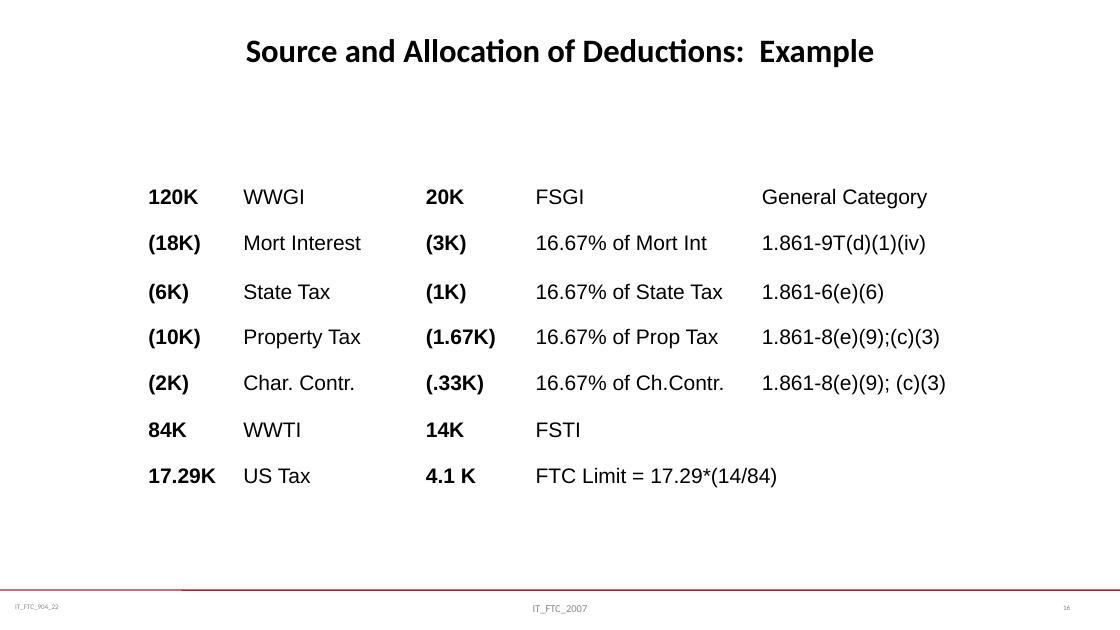
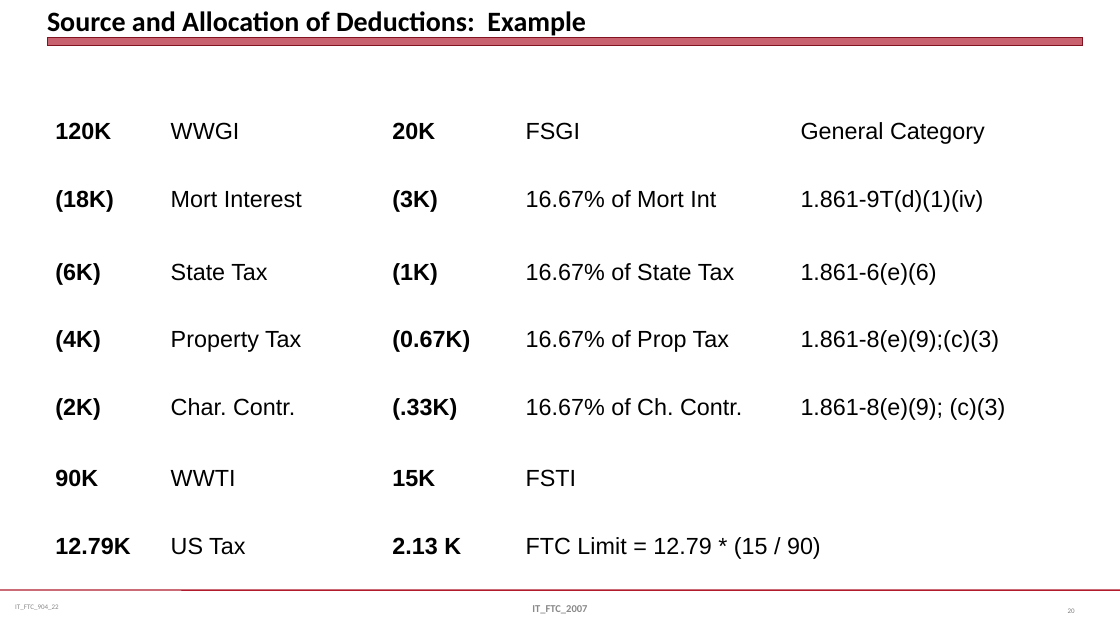
Before and after one commit to jmc877/International-Tax, a slide deck: slide 20 of slides/IT_FTC_904_22.pptx (slide 16 before the commit). Drawn at 1120x630 pixels with LibreOffice and Linux fonts; fonts in the diff are those of the drawing. Boxes give left, top, right and bottom in pixels: in the first picture for what was removed or moved away, otherwise in the second. Text is boxed around its words. In the diff, an @@ line names an element or a change of style, - is before the commit and + after.

```diff
--- a/slides/IT_FTC_904_22.pptx
+++ b/slides/IT_FTC_904_22.pptx
@@ title "Source and Allocation of Deductions: ...": place and size @@
-title "Source and Allocation of Deductions: ..." at (246, 39, 874, 67)
+title "Source and Allocation of Deductions: ..." at (47, 11, 586, 38)
@@ title "Source and Allocation of Deductions: ..." at (47, 11, 586, 38): size 28 to 24 pt; alignment centre to left; vertical alignment top to bottom @@
@@ rectangle added at (47, 38, 1083, 46), fill #B01C2E at 69% opacity, outline #821522 0 pt @@
@@ table at (47, 81, 1067, 564) @@
-row 4, column 1: (10K)
+row 4, column 1: (4K)
-row 4, column 3: (1.67K)
+row 4, column 3: (0.67K)
-row 5, column 4: 16.67% of Ch.Contr.
+row 5, column 4: 16.67% of Ch. Contr.
-row 6, column 1: 84K
+row 6, column 1: 90K
-row 6, column 3: 14K
+row 6, column 3: 15K
-row 7: 17.29K | US Tax | 4.1 K | FTC Limit = 17.29*(14/84) | 
+row 7: 12.79K | US Tax | 2.13 K | FTC Limit = 12.79 * (15 / 90) | 
@@ size 18 to 20 pt in "120K", "WWGI", "20K", "FSGI" and 21 more places @@
@@ table: place and size @@
-table at (140, 168, 981, 492)
+table at (47, 81, 1067, 564)
@@ text "IT_FTC_2007" at (532, 605, 587, 614): bold on @@
@@ page number at (1068, 608, 1075, 613): text changed @@
-16
+20
```
Also in this commit, not shown: 8 other slides changed, 5 slides added, 1 slide removed, 4 other files.
